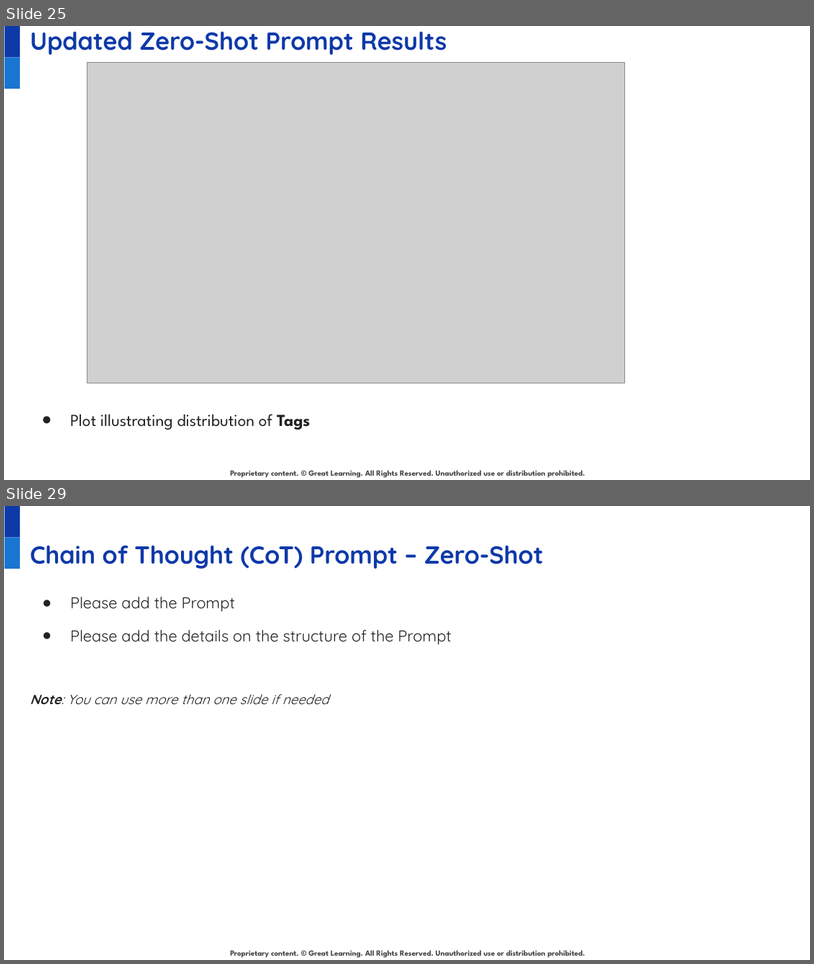
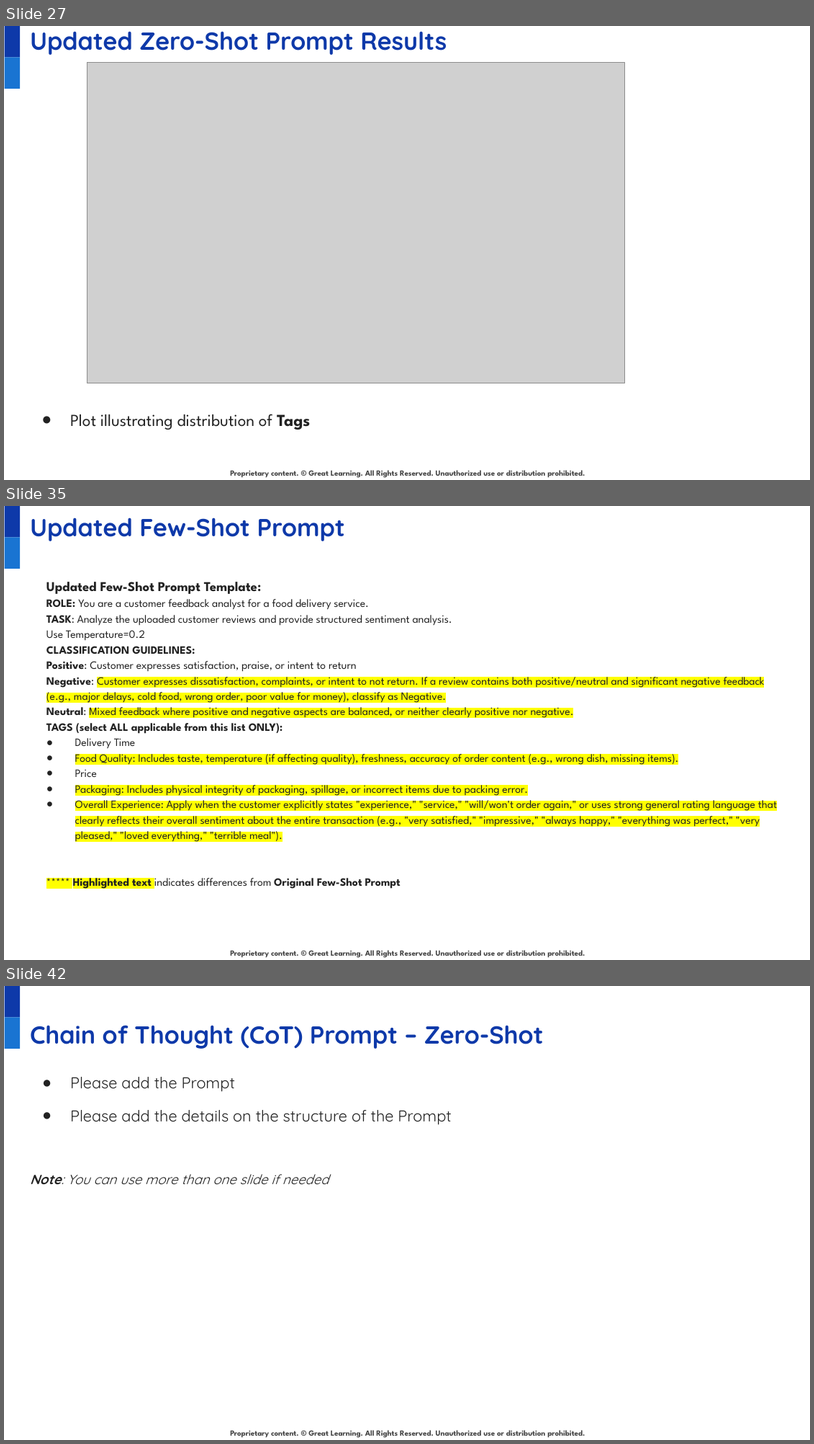
Before and after one commit to juanbucz/GreatLearning-TermProjects, a slide deck: GenAI-Powered Food Delivery Sentiment Analysis/Project Presentation - Business Applications of GenAI - John Buczkowski.pptx. Shown one above the other, each under a label of ours: slides 25 and 29 before the commit, slides 27, 35 and 42 after it; the slides between them are not shown. The pictures are 814x964 and 814x1444 pixels, drawn with LibreOffice and Linux fonts; fonts in the diff are those of the drawing; grey boxes stand for pictures; background and template pictures are left out. Boxes give left, top, right and bottom in pixels: in the first picture for what was removed or moved away, otherwise in the second. Text is boxed around its words. In the diff, an @@ line names an element or a change of style, - is before the commit and + after.

Commit message:
GenAI - Food Delivery Sentiment Analysis - Few-Shot Prompt models and analysis.

```diff
--- a/GenAI-Powered Food Delivery Sentiment Analysis/Project Presentation - Business Applications of GenAI - John Buczkowski.pptx
+++ b/GenAI-Powered Food Delivery Sentiment Analysis/Project Presentation - Business Applications of GenAI - John Buczkowski.pptx
@@ slide 35 added at [4,506,810,960], background #FFFFFF; not listed: 3 template elements that a slide beside it also shows @@
@@ title added at [30,518,345,541], 22 pt, text #0E39A9, bold @@
+Updated Few-Shot Prompt
@@ text added at [46,582,777,889], 10 pt, text #222222 @@
+Updated Few-Shot Prompt Template:
+ROLE: You are a customer feedback analyst for a food delivery service.
+TASK: Analyze the uploaded customer reviews and provide structured sentiment analysis.
+Use Temperature=0.2
+CLASSIFICATION GUIDELINES:
+Positive: Customer expresses satisfaction, praise, or intent to return
+Negative: Customer expresses dissatisfaction, complaints, or intent to not return. If a review contains both positive/neutral and significant negative feedback (e.g., major delays, cold food, wrong order, poor value for money), classify as Negative.
+Neutral: Mixed feedback where positive and negative aspects are balanced, or neither clearly positive nor negative.
+TAGS (select ALL applicable from this list ONLY):
+● Delivery Time
+● Food Quality: Includes taste, temperature (if affecting quality), freshness, accuracy of order content (e.g., wrong dish, missing items).
+● Price
+● Packaging: Includes physical integrity of packaging, spillage, or incorrect items due to packing error.
+● Overall Experience: Apply when the customer explicitly states "experience," "service," "will/won't order again," or uses strong general rating language that clearly reflects their overall sentiment about the entire transaction (e.g., "very satisfied," "impressive," "always happy," "everything was perfect," "very pleased," "loved everything," "terrible meal").
+***** Highlighted text indicates differences from Original Few-Shot Prompt
@@ what was slide 25 is now slide 27 @@
@@ what was slide 29 is now slide 42 @@
```
Also in this commit, not shown: 3 slides changed, 17 other slides added, 3 slides removed, 3 other files.
